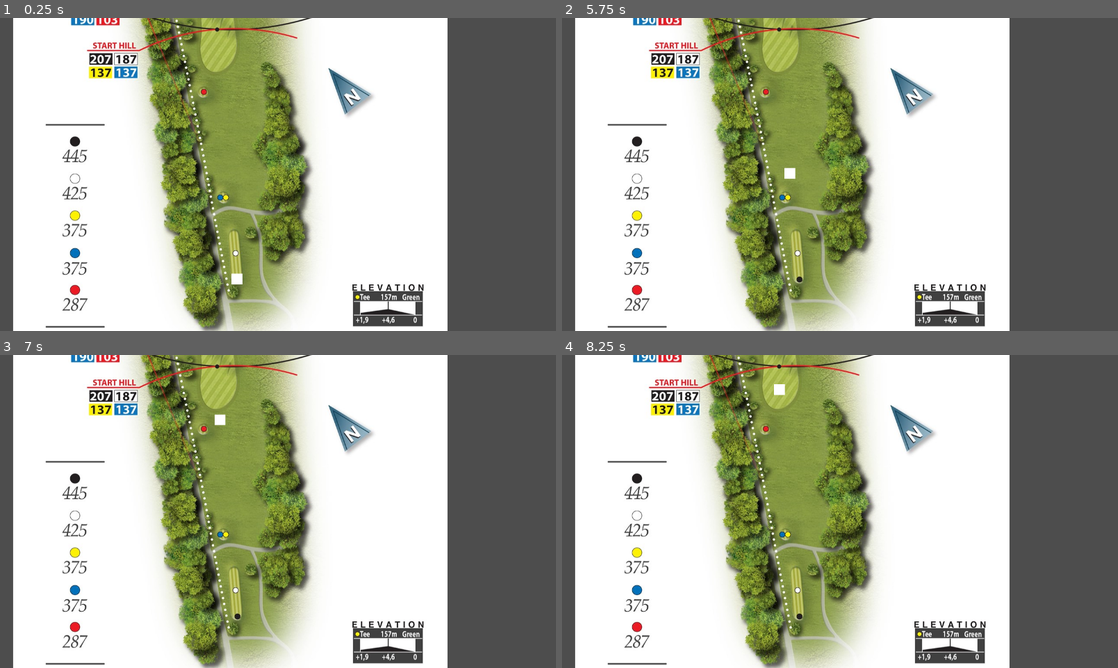
Above: before the commit, frames 1-4 (two rows, left to right).
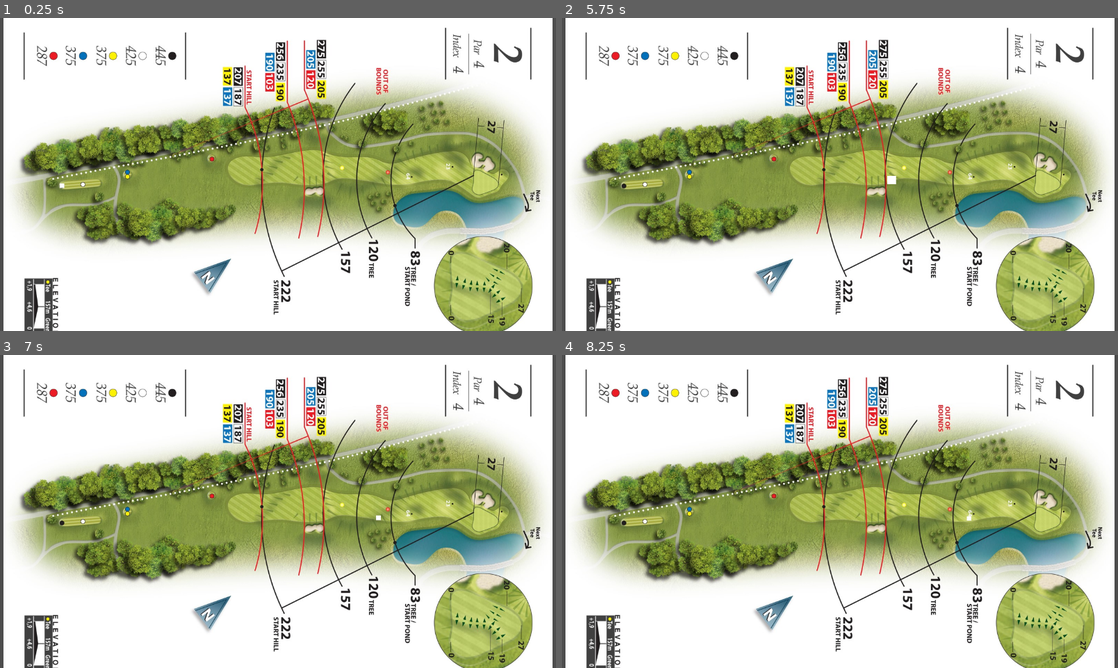
Above: after the commit, the same moments.

Repository: Risgrynsgrot/gmtk2023
Game: Godot game, scene res://Scenes/GolfMap.tscn
Two runs of this game, one before a commit and one after it. Both use one fixed random seed, a clock stepped at 60 frames per second and the inputs below. This scene is started directly instead of the project's main scene.
Inputs (mouse positions are in pixels of both pictures, inside the frame that each line leads up to):
- Up to frame 1 (0.25 s): no input
- Up to frame 2 (5.75 s): tap Enter at 0.5, 3.5, 5 s; move the mouse to (962, 158) at 0.52 s; hold Space 0.53-1.28 s; move the mouse to (728, 190) at 1.27 s; tap Space at 1.35, 1.52, 1.82, 2.85, 3.02, 3.32, 4.35, 4.52, 4.82 s; move the mouse to (895, 105) at 2.02 s; hold Space 2.03-2.78 s; move the mouse to (812, 237) at 2.77 s; move the mouse to (1006, 221) at 3.52 s; hold Space 3.53-4.28 s; move the mouse to (673, 127) at 4.27 s; move the mouse to (867, 174) at 5.02 s; hold Space from 5.03 s (still down)
- Up to frame 3 (7 s): move the mouse to (194, 433) at 5.77 s; release Space at 5.78 s; tap Space at 5.85, 6.02, 6.32 s; move the mouse to (400, 495) at 6.52 s; hold Space from 6.53 s (still down)
- Up to frame 4 (8.25 s): move the mouse to (728, 527) at 7.27 s; release Space at 7.28 s; tap Space at 7.35, 7.52, 7.82, 8 s; move the mouse to (895, 442) at 8.02 s; hold Space from 8.03 s (still down)

The runs differ from the first frame. In frame 1, 70% of the frame differs, in the area x 0-100%, y 0-100%; in frame 2, 70%; in frame 3, 70%; in frame 4, 70%.

Commit message:
Speed and Scale curves for ball movement
curves to edit how the ball moves to the next position and scale change to create a sense of the ball going up and then down

Diff:
--- a/project/Scenes/GolfMap.tscn
+++ b/project/Scenes/GolfMap.tscn
@@ -1,13 +1,23 @@
-[gd_scene load_steps=5 format=3 uid="uid://dsp28litskf2"]
+[gd_scene load_steps=7 format=3 uid="uid://dsp28litskf2"]
 
 [ext_resource type="Texture2D" uid="uid://t633q2u0od11" path="res://Sprites/stadium02.jpg" id="1_n24sp"]
 [ext_resource type="Script" path="res://Scenes/Hole.gd" id="1_qnm4j"]
 [ext_resource type="Script" path="res://Scripts/Ball.gd" id="2_jmgno"]
 [ext_resource type="Texture2D" uid="uid://dl6gfom1pk2bp" path="res://Sprites/alpha_golf_boll.png" id="3_3x8cb"]
 
+[sub_resource type="Curve" id="Curve_xqtuq"]
+_data = [Vector2(0, 0), 0.0, 2.11435, 0, 0, Vector2(0.5, 0.7), 0.833992, 0.833992, 0, 0, Vector2(1, 1), 0.0, 0.0, 0, 0]
+point_count = 3
+metadata/_snap_enabled = true
+
+[sub_resource type="Curve" id="Curve_sfo6b"]
+_data = [Vector2(0, 0), 0.0, 0.0, 0, 0, Vector2(0.5, 1), 0.0, 0.0, 0, 0, Vector2(0.767773, 0.195729), -1.50178, -1.50178, 0, 0, Vector2(1, 0), 0.0, 0.0, 0, 0]
+point_count = 4
+
 [node name="GolfMap" type="Node2D"]
-position = Vector2(530, -20)
-scale = Vector2(1, 0.995866)
+position = Vector2(640, 373)
+rotation = 1.5708
+scale = Vector2(0.8, 0.797)
 
 [node name="Hole Test" type="Node2D" parent="." node_paths=PackedStringArray("some_aim_markers", "start_marker")]
 script = ExtResource("1_qnm4j")
@@ -30,13 +40,15 @@
 position = Vector2(8, -591)
 
 [node name="Ball" type="Node2D" parent="." node_paths=PackedStringArray("hole")]
-position = Vector2(51, 620)
-scale = Vector2(1, 0.998788)
+position = Vector2(51.2497, 619.824)
 script = ExtResource("2_jmgno")
 hole = NodePath("../Hole Test")
 ball_max_fly_time = 4.0
-max_distance = 10.0
-current_distance = 5.0
+max_distance = 1000.0
+current_distance = 500.0
+time_to_lerp_distance_curve = SubResource("Curve_xqtuq")
+time_to_scale_deformation_curve = SubResource("Curve_sfo6b")
 
 [node name="Sprite2D" type="Sprite2D" parent="Ball"]
+scale = Vector2(0.5, 0.5)
 texture = ExtResource("3_3x8cb")
--- a/project/Scenes/Hole.gd
+++ b/project/Scenes/Hole.gd
@@ -16,3 +16,5 @@
 			return return_value
 		else:
 			return_value = markers.position
+
+	return some_aim_markers.back().position
--- a/project/Scripts/Ball.gd
+++ b/project/Scripts/Ball.gd
@@ -3,7 +3,9 @@
 @export var ball_max_fly_time : float
 @export var max_distance : float = 50
 @export var current_distance : float = 20
-
+@export var max_scale_change : float = 1.5
+@export var time_to_lerp_distance_curve : Curve
+@export var time_to_scale_deformation_curve : Curve
 var swing_position : Vector2
 var landing_position : Vector2
 var current_fly_time : float = 0
@@ -16,7 +18,7 @@
 
 # Called every frame. 'delta' is the elapsed time since the previous frame.
 func _process(delta):
-	if Input.is_key_pressed(KEY_SPACE):
+	if Input.is_key_pressed(KEY_SPACE) && !is_flying:
 		has_swung = true
 
 	if has_swung:
@@ -26,11 +28,16 @@
 
 	if is_flying:
 		current_fly_time += delta
-		var lerp_value = clamp(current_fly_time / ball_max_fly_time,0,1)
-		self.position = lerp(swing_position,landing_position,clamp(current_fly_time,0,1))
-		if lerp_value >= 1:
+		var lerp_value =  clamp(current_fly_time / ball_max_fly_time,0,1)
+		var curve_distance = time_to_lerp_distance_curve.sample(lerp_value)
+		self.position = lerp(swing_position,landing_position,curve_distance)
+		var scale_deformation = time_to_scale_deformation_curve.sample(curve_distance)
+		self.scale = Vector2( 1+scale_deformation, 1+scale_deformation);
+		if lerp_value > 0.95:
 			is_flying = false
 			swing_position = self.position
+			self.scale = Vector2(1,1)
+			current_fly_time = 0
 
 
 func _swing(current_distance:float):
